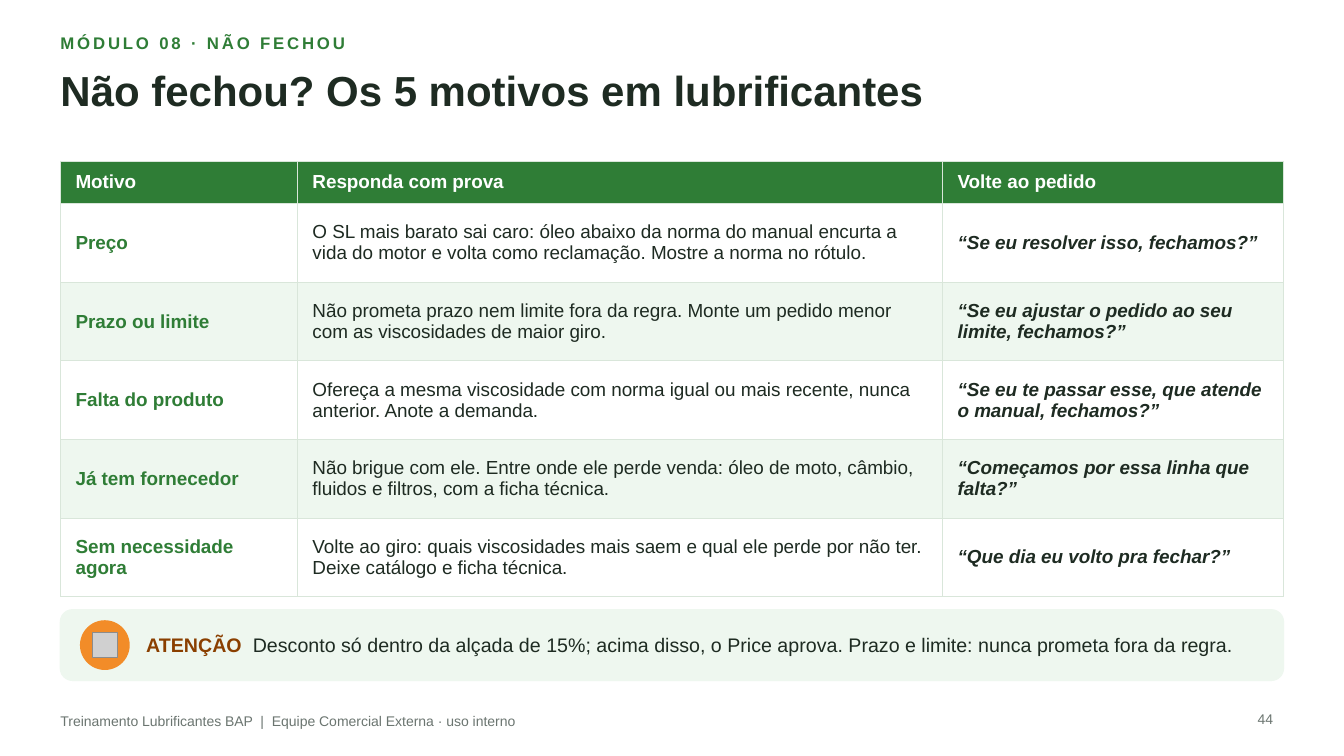
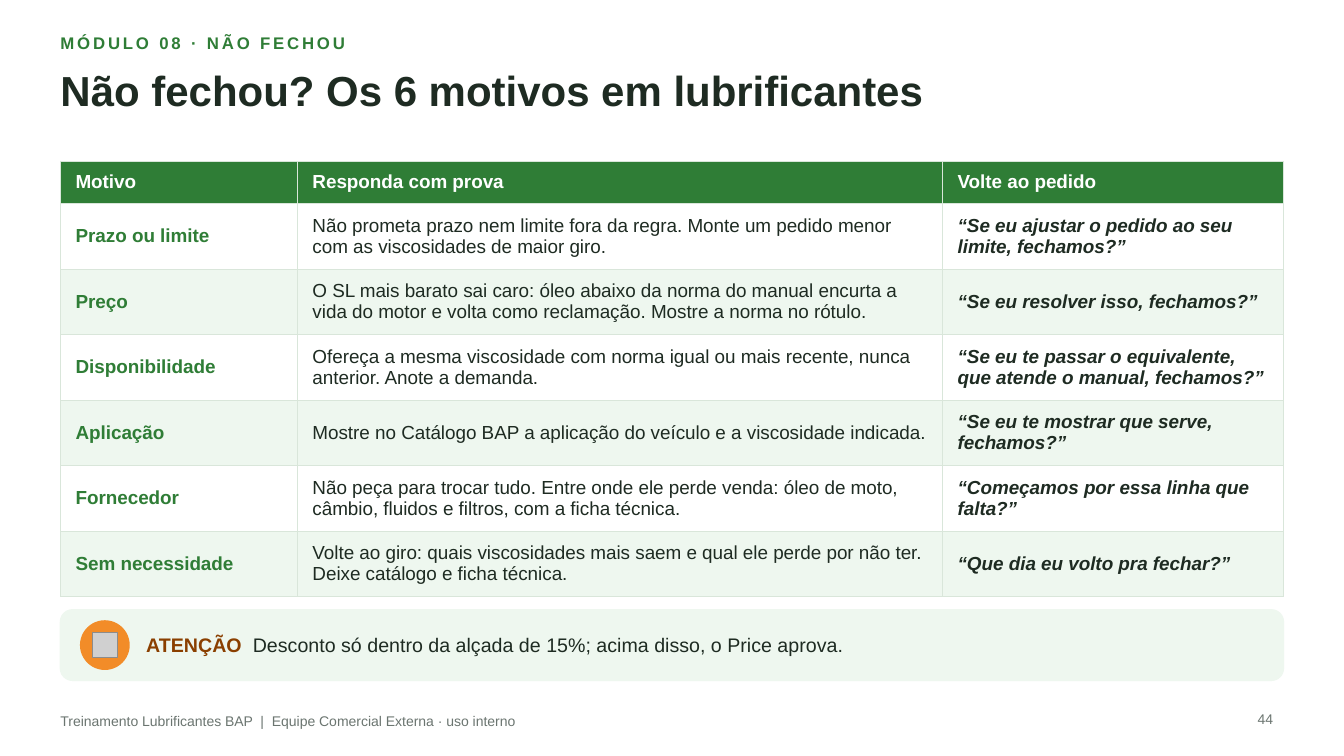
Before and after one commit to aloirr/bapajudacatalogo, a slide deck: slide 44 of catalogo_grafico/entregas/Treinamento_Lubrificantes_BAP_Vendedores.pptx. Drawn at 1344x756 pixels with LibreOffice and Linux fonts; fonts in the diff are those of the drawing; grey boxes stand for pictures; background and template pictures are left out. Boxes give left, top, right and bottom in pixels: in the first picture for what was removed or moved away, otherwise in the second. Text is boxed around its words. In the diff, an @@ line names an element or a change of style, - is before the commit and + after.

```diff
--- a/catalogo_grafico/entregas/Treinamento_Lubrificantes_BAP_Vendedores.pptx
+++ b/catalogo_grafico/entregas/Treinamento_Lubrificantes_BAP_Vendedores.pptx
@@ title at bbox=[60, 75, 923, 107]: text changed @@
-Não fechou? Os 5 motivos em lubrificantes
+Não fechou? Os 6 motivos em lubrificantes
@@ table at bbox=[60, 161, 1284, 269] @@
-row 2: Preço | O SL mais barato sai caro: óleo abaixo da norma do manual encurta a vida do motor e volta como reclamação. Mostre a norma no rótulo. | “Se eu resolver isso, fechamos?”
+row 2: Prazo ou limite | Não prometa prazo nem limite fora da regra. Monte um pedido menor com as viscosidades de maior giro. | “Se eu ajustar o pedido ao seu limite, fechamos?”
@@ table at bbox=[60, 269, 1284, 335] @@
-row 1: Prazo ou limite | Não prometa prazo nem limite fora da regra. Monte um pedido menor com as viscosidades de maior giro. | “Se eu ajustar o pedido ao seu limite, fechamos?”
+row 1: Preço | O SL mais barato sai caro: óleo abaixo da norma do manual encurta a vida do motor e volta como reclamação. Mostre a norma no rótulo. | “Se eu resolver isso, fechamos?”
@@ table: place and size @@
-table at bbox=[60, 282, 1284, 361]
+table at bbox=[60, 269, 1284, 335]
@@ table at bbox=[60, 335, 1284, 400] @@
-row 1, column 1: Falta do produto
+row 1, column 1: Disponibilidade
-row 1, column 3: “Se eu te passar esse, que atende o manual, fechamos?”
+row 1, column 3: “Se eu te passar o equivalente, que atende o manual, fechamos?”
@@ table: place and size @@
-table at bbox=[60, 361, 1284, 440]
+table at bbox=[60, 335, 1284, 400]
@@ table added at bbox=[60, 400, 1284, 466], 1 rows, 3 columns @@
+Aplicação | Mostre no Catálogo BAP a aplicação do veículo e a viscosidade indicada. | “Se eu te mostrar que serve, fechamos?”
@@ table at bbox=[60, 466, 1284, 531] @@
-row 1, column 1: Já tem fornecedor
+row 1, column 1: Fornecedor
-row 1, column 2: Não brigue com ele. Entre onde ele perde venda: óleo de moto, câmbio, fluidos e filtros, com a ficha técnica.
+row 1, column 2: Não peça para trocar tudo. Entre onde ele perde venda: óleo de moto, câmbio, fluidos e filtros, com a ficha técnica.
@@ fill #EEF7EF to #FFFFFF in row 1 @@
@@ table: place and size @@
-table at bbox=[60, 440, 1284, 518]
+table at bbox=[60, 466, 1284, 531]
@@ table at bbox=[60, 531, 1284, 597] @@
-row 1, column 1: Sem necessidade agora
+row 1, column 1: Sem necessidade
@@ fill #FFFFFF to #EEF7EF in row 1 @@
@@ table: place and size @@
-table at bbox=[60, 518, 1284, 597]
+table at bbox=[60, 531, 1284, 597]
@@ text at bbox=[146, 637, 842, 656]: text changed @@
-ATENÇÃO Desconto só dentro da alçada de 15%; acima disso, o Price aprova. Prazo e limite: nunca prometa fora da regra.
+ATENÇÃO Desconto só dentro da alçada de 15%; acima disso, o Price aprova.
```
Also in this commit, not shown: 1 other slide changed, 20 other files.
